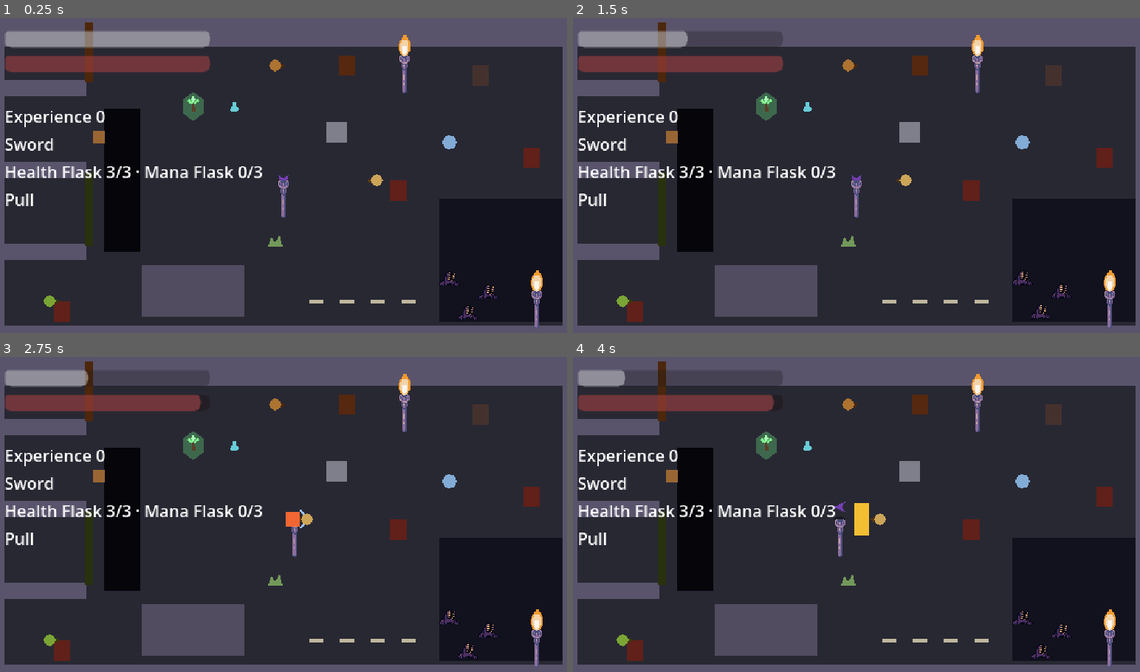
Above: before the commit, frames 1-4 (two rows, left to right).
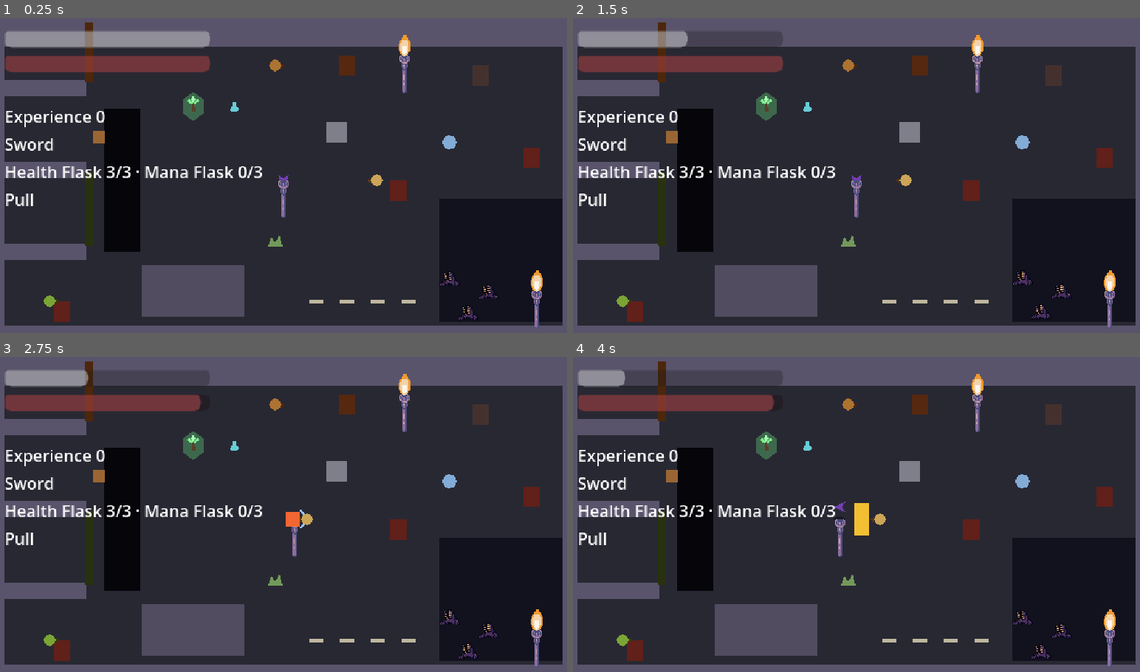
Above: after the commit, the same moments.

Repository: KrisUni/the-shattering
Game: Godot game, scene res://scenes/test_room.tscn
Same seed, same stepped clock (60 frames per second), same inputs: the game is played once before the commit and once after it. Sound files missing from this copy of the repository are replaced by a short silence.
Inputs (mouse positions are in pixels of both pictures, inside the frame that each line leads up to):
- Up to frame 1 (0.25 s): no input
- Up to frame 2 (1.5 s): tap Enter at 0.5 s; move the mouse to (986, 162) at 0.52 s; hold D (move_right) 0.53-1.25 s; hold Right mouse button (attack_heavy) 0.53-1.25 s; click (986, 162) at 0.67 s; tap F (jump) at 0.77 s; drag from (737, 197) to (765, 292) at 1.27 s
- Up to frame 3 (2.75 s): move the mouse to (340, 445) at 2.02 s; hold D (move_right) from 2.03 s (still down); hold Shift (block) from 2.03 s (still down)
- Up to frame 4 (4 s): release D (move_right) at 2.75 s; release Shift (block) at 2.75 s; drag from (828, 586) to (918, 404) at 2.77 s; move the mouse to (1032, 568) at 3.52 s; hold A (move_left) from 3.53 s (still down); hold R (interact) from 3.53 s (still down); tap F (jump) at 3.77 s

The runs differ from the first frame. In frame 1, 0.2% of the frame differs, in the area x 77-88%, y 80-96%; in frame 2, 0.2%; in frame 3, 0.2%; in frame 4, 0.2%.

Commit message:
Turn enemy sprites with the enemy (#77)
Co-Authored-By: Claude Sonnet 5.5 <noreply@anthropic.com>

Diff:
--- a/scenes/enemies/enemy_look.gd
+++ b/scenes/enemies/enemy_look.gd
@@ -49,9 +49,18 @@
 		_material = ShaderMaterial.new()
 		_material.shader = FLASH_SHADER
 		_art.material = _material
+	_turn_with_enemy()
 	_broken_frames = _broken_frames + 1 if _enemy.broken else 0
 	_show_flash()
 	_play(_animation_name())
+
+
+# The sprite faces left or right with the enemy, and only flips: the enemy itself is not turned.
+# Facing straight up or down keeps the side it had.
+func _turn_with_enemy() -> void:
+	var facing: Vector2 = _enemy.facing
+	if not is_zero_approx(facing.x):
+		_art.flip_h = facing.x < 0.0
 
 
 # The animation for what the enemy is doing now.
--- a/test/test_enemy_look.gd
+++ b/test/test_enemy_look.gd
@@ -190,3 +190,41 @@
 			first_wind_up = enemy.modulate
 			break
 	assert_eq(first_wind_up, enemy.WIND_UP_TINT)
+
+
+func test_the_sprite_turns_left_with_an_enemy_that_faces_left_and_right_with_one_that_faces_right() -> void:
+	var enemy = _rig.spawn_enemy()
+	var art := _give_art(enemy)
+	enemy.post_facing = Vector2.LEFT
+	await _rig.wait_frames(2)
+	assert_true(art.flip_h, "faces left, so the sprite is flipped")
+
+	enemy.post_facing = Vector2.RIGHT
+	await _rig.wait_frames(2)
+	assert_false(art.flip_h, "faces right, so it is not")
+
+
+func test_an_enemy_facing_up_or_down_keeps_the_side_its_sprite_had() -> void:
+	var enemy = _rig.spawn_enemy()
+	var art := _give_art(enemy)
+	enemy.post_facing = Vector2.LEFT
+	await _rig.wait_frames(2)
+	for vertical in [Vector2.UP, Vector2.DOWN]:
+		enemy.post_facing = vertical
+		await _rig.wait_frames(2)
+		assert_true(art.flip_h, "still left after facing %s" % vertical)
+
+	enemy.post_facing = Vector2.RIGHT
+	await _rig.wait_frames(2)
+	for vertical in [Vector2.UP, Vector2.DOWN]:
+		enemy.post_facing = vertical
+		await _rig.wait_frames(2)
+		assert_false(art.flip_h, "still right after facing %s" % vertical)
+
+
+func test_an_enemy_without_an_art_sprite_is_left_alone_when_it_turns() -> void:
+	var enemy = _rig.spawn_enemy()
+	enemy.post_facing = Vector2.LEFT
+	await _rig.wait_frames(2)
+	assert_eq(enemy.get_node("Look").get_node_or_null("Art"), null, "no sprite was made")
+	assert_eq(enemy.modulate, Color.WHITE)
Not shown, changed: assets/AGENTS.md
Not shown, changed: docs/art.md
